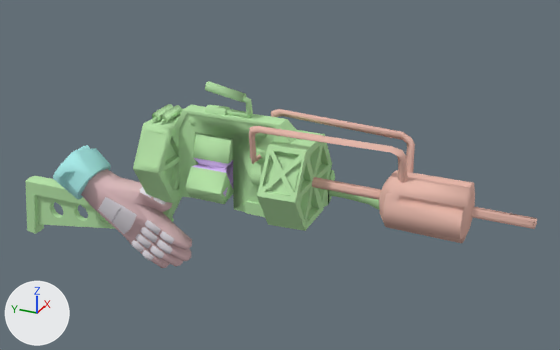
Before and after pictures for a commit that changed the Blender file models/BlenderFiles/gauss.blend.
Before and after are seen from a camera (50 mm lens) standing at (-49.7, -33.7, 77.1) and looking at (-2.6, -12.5, 53.5). Every picture has the same lights, and +X, +Y and +Z are marked at lower left.

In view in the first picture: 'v_gauss_reference', 'v_gauss_v_gordon_hands_reference'.
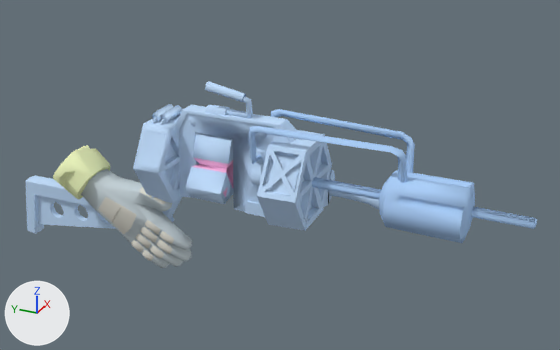
Boxes (x1, y1, x2, y2) around the edits, measured in the pictures (560 x 350 px):
'v_gauss_reference', recoloured: (25, 81, 537, 243) in both
'v_gauss_v_gordon_hands_reference', recoloured: (53, 145, 192, 268) in both

What changed in the scene script:
```text
Change mat_gordon_sleeve_bmp:
    mat_gordon_sleeve_bmp.base_color: (0.422, 0.879, 0.861) -> (0.852, 0.933, 0.526)  # cyan #aef1ef -> green #eef7c0
Change mat_v_gauss_reference_bmp:
    mat_v_gauss_reference_bmp.base_color: (0.492, 0.8, 0.414) -> (0.548, 0.743, 0.999)  # green #bae7ac -> blue #c3e0ff
Change mat_gausschrome_bmp:
    mat_gausschrome_bmp.base_color: (0.822, 0.506, 0.43) -> (0.428, 0.645, 0.97)  # beige #eabdaf -> blue #afd2fc
```
